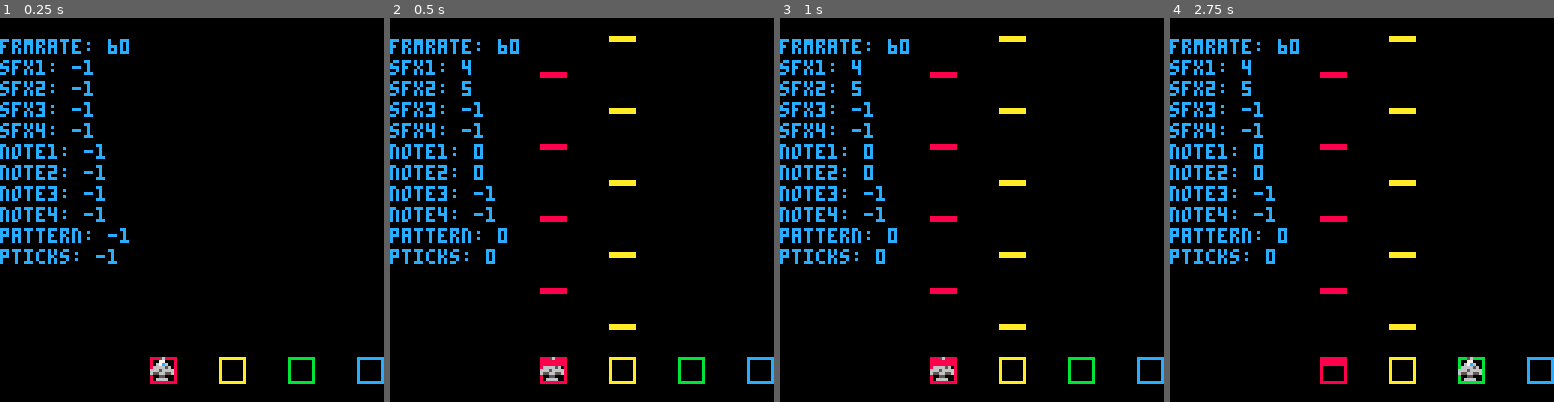
Above: before the commit, frames 1-4 (left to right).
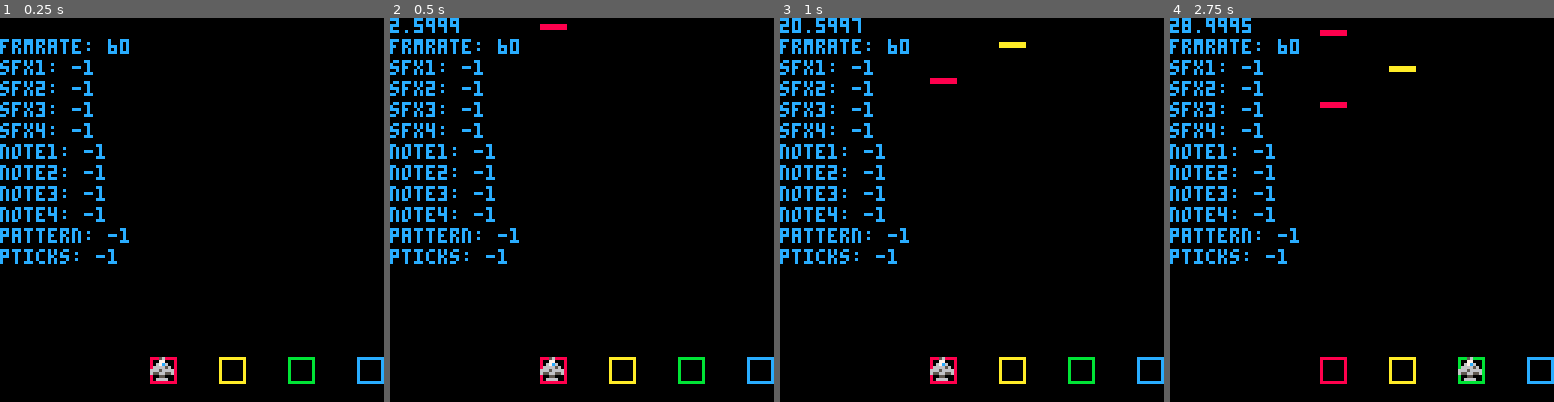
Above: after the commit, the same moments.

Repository: calebbergman/moonshot
Game: PICO-8 cartridge carts/moonbeats.p8
Same seed, same stepped clock (60 frames per second), same inputs: the game is played once before the commit and once after it.
Inputs:
- Up to frame 1 (0.25 s): no input
- Up to frame 2 (0.5 s): tap X (X key) at 0.33 s
- Up to frame 3 (1 s): no input
- Up to frame 4 (2.75 s): tap X (X key) at 1.07, 1.85 s; hold Right 1.6-2.1 s; hold Right from 2.47 s (still down)

Frame 1 is identical in both runs. In frame 2, 2.2% of the frame differs, in the area x 0-65%, y 0-91%; in frame 3, 2.3%; in frame 4, 2.5%.

Commit message:
wip: note timing

Diff:
--- a/carts/moonbeats.p8
+++ b/carts/moonbeats.p8
@@ -19,17 +19,23 @@
 function _init()
  lane.init()
  p1.init()
+ --tunes.set_music_speed(0, 64)
 end
 
 function _update60()
+ nb.update()
  p1.update()
 end
 
 function _draw()
  cls()
+ if (#nb.pattern > 1) then
+  print(nb.pattern[1][1].y)
+ end
  lane.draw()
 	p1.draw()
  nb.draw()
+ -- print(tunes.get_sfx_speed(0))
  if debug.enabled then debug.draw() end
 end
 
--- a/src/lanes.lua
+++ b/src/lanes.lua
@@ -1,6 +1,7 @@
 lane = {
  width=8,
  height=8,
+ mid=0,
  x={},
  y=0,
  color={ red, yellow, green, blue },
@@ -20,6 +21,7 @@
  end,
  init=function()
   lane.y = 121 - lane.height
+  lane.mid = lane.y + (lane.height / 2)
   lane.start = 127 - (((lane.count + 1) * lane.width) + (lane.padding * (lane.count)))
   for i=0,lane.count do
    lane.x[i + 1] = lane.start + ((lane.width + lane.padding) * i)
--- a/src/noteboard.lua
+++ b/src/noteboard.lua
@@ -1,29 +1,70 @@
 nb = {
- pattern={}, -- { {1,2,3,4...32}, {5,6,7,8...32}, {9,a,b,c...32}, {d,e,f,0...32} }
+ pattern={}, -- { { { show: 1, y: -1 }, { show:0, y:-7 }... (x32 notes) }, ...(x4 channels) }
+ song_num=0,
  speed=0,
+ bpm=0, -- how long an effect takes to play from start to finish
+ height=1,
+ spread=6, -- todo: figure out spread and music rate, and how they relate
+ is_playing=false,
+ start_music=false,
  play=function(song_num)
   nb.pattern = {} -- clear
+  nb.song_num = song_num
   local patterns = tunes.get_channels_for_song(song_num) -- { 1, 2, 3, 4 } sfx ids
   for i=1,#patterns do
    add(nb.pattern, tunes.get_sfx(patterns[i]))
   end
 
   nb.speed = tunes.get_sfx_speed(patterns[1])
-  music(song_num)
+  nb.bpm = (1 / 128) * 32 * nb.speed
+  nb.is_playing = true
+ end,
+ stop=function()
+  nb.is_playing = false
+  nb.start_music = false
+ end,
+ update=function()
+  if not nb.is_playing then return end
+
+  local start_the_music = false
+  local note
+  for i=1,#nb.pattern do
+   for j=1,32 do
+    note = nb.pattern[i][j]
+    note.y += 0.6
+    if (not nb.start_music and note.y >= lane.mid) then
+     start_the_music = true
+    end
+   end
+  end
+
+  if (stat(stats.pticks) < 0) then
+   -- start the music track
+   if (start_the_music and not nb.start_music) then
+    music(nb.song_num)
+    nb.start_music = true
+   -- stop the music after all notes are off screen
+   elseif (nb.start_music) then
+    nb.stop()
+   end
+  end
+
  end,
  draw=function()
-  local playing_pattern = stat(stats.pattern) -- music id
-  if playing_pattern == -1 then return end
+  if not nb.is_playing then return end
 
+  local note
   for i=1,#nb.pattern do
-   local note_num=stat(i+stats.sfx4)
-   for j=1,32 do
-    if nb.pattern[i][j] > 0 then
-     note_y = (120 - (j - note_num) * 6) + mid(0, (stat(stats.pticks) % nb.speed) / 6, 5)
-     local can_see_note = note_y < 128
-     if (can_see_note) then
-      rectfill(lane.x[i], note_y, lane.x[i] + lane.width, note_y + 1, lane.color[i])
-     end
+   for j=1,#nb.pattern[i] do
+    note = nb.pattern[i][j]
+    if note.show > 0 and note.y > 0 and note.y < 128 then
+     rectfill(
+      lane.x[i],
+      note.y,
+      lane.x[i] + lane.width,
+      note.y + nb.height,
+      lane.color[i]
+     )
     end
    end
   end
--- a/src/tunes.lua
+++ b/src/tunes.lua
@@ -5,7 +5,10 @@
   local has_volume
   for i=0,31 do
    has_volume = tunes.sfx_has_volume( @(0x3201 + offset + (i * 2)) )
-   add(effect, (has_volume and 1) or 0)
+   add(effect, {
+    show=(has_volume and 1) or 0,
+    y = (-nb.spread * i) - nb.height
+   })
   end
   return effect
  end,
--- a/src/utils.lua
+++ b/src/utils.lua
@@ -15,6 +15,14 @@
 		result *= value
 	end
 	return result
+end
+
+function sum(table)
+ local result = 0
+ for num in all(table) do
+  result += num
+ end
+ return result
 end
 
 function bits_from_bytes(number)
Not shown, changed: the sound effects (__sfx__) section of carts/moonbeats.p8
